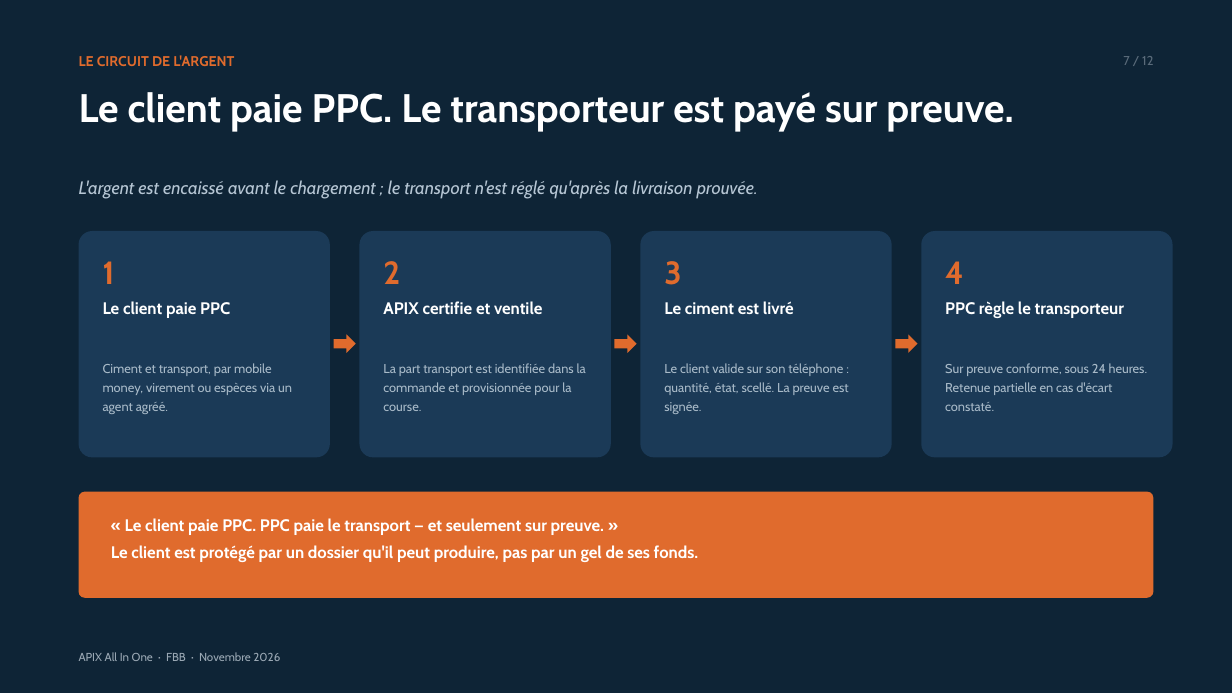
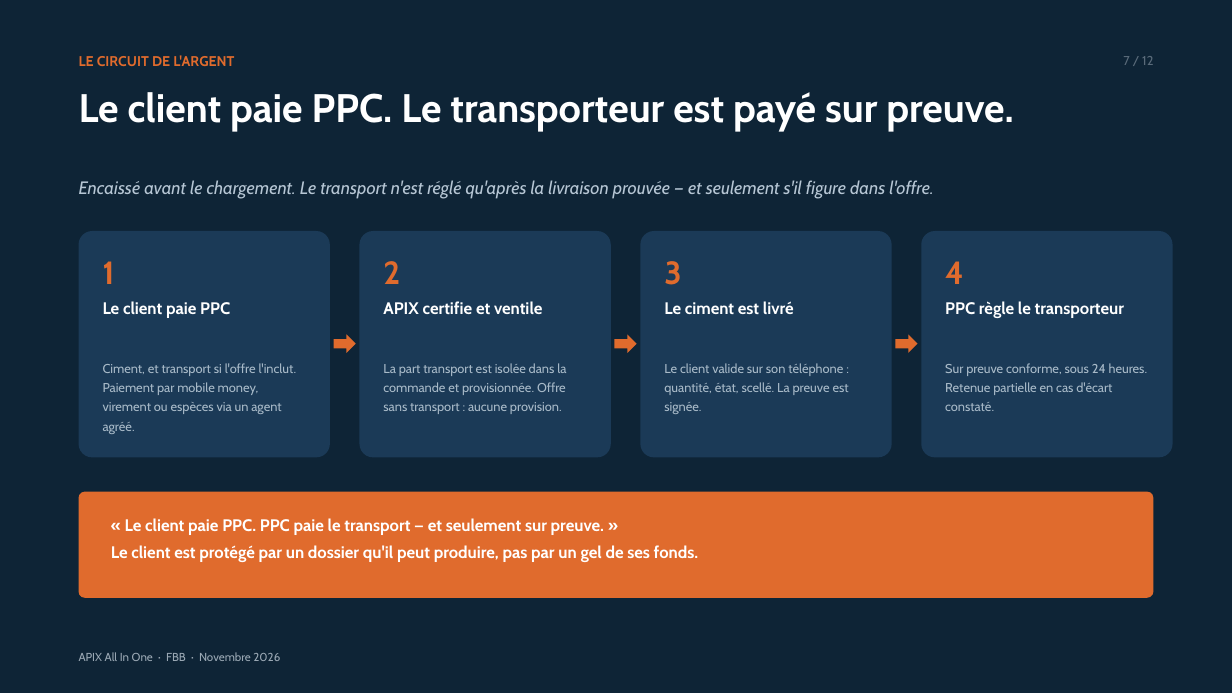
Before and after one commit to dilevembamu12/fbb-ppc-apix, a slide deck: slide 7 of dist/pptx/APIX-All-In-One-12-slides-PPC.pptx. Drawn at 1232x693 pixels with LibreOffice and Linux fonts; fonts in the diff are those of the drawing. Boxes give left, top, right and bottom in pixels: in the first picture for what was removed or moved away, otherwise in the second. Text is boxed around its words. In the diff, an @@ line names an element or a change of style, - is before the commit and + after.

```diff
--- a/dist/pptx/APIX-All-In-One-12-slides-PPC.pptx
+++ b/dist/pptx/APIX-All-In-One-12-slides-PPC.pptx
@@ text at (79, 180, 933, 199): text changed @@
-L'argent est encaissé avant le chargement ; le transport n'est réglé qu'après la livraison prouvée.
+Encaissé avant le chargement. Le transport n'est réglé qu'après la livraison prouvée — et seulement s'il figure dans l'offre.
@@ text at (103, 363, 297, 434): text changed @@
-Ciment et transport, par mobile money, virement ou espèces via un agent agréé.
+Ciment, et transport si l'offre l'inclut. Paiement par mobile money, virement ou espèces via un agent agréé.
@@ text at (383, 363, 566, 414): text changed @@
-La part transport est identifiée dans la commande et provisionnée pour la course.
+La part transport est isolée dans la commande et provisionnée. Offre sans transport : aucune provision.
```
Also in this commit, not shown: 13 other files.
